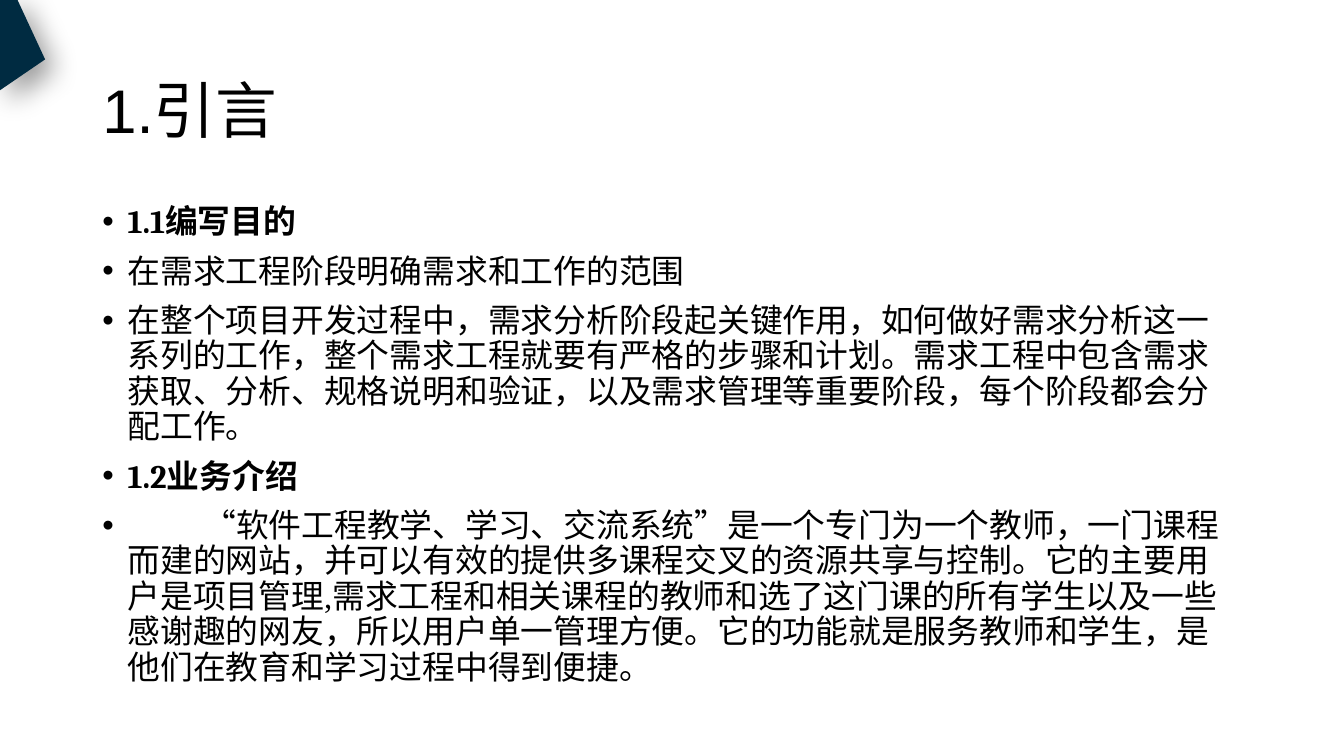
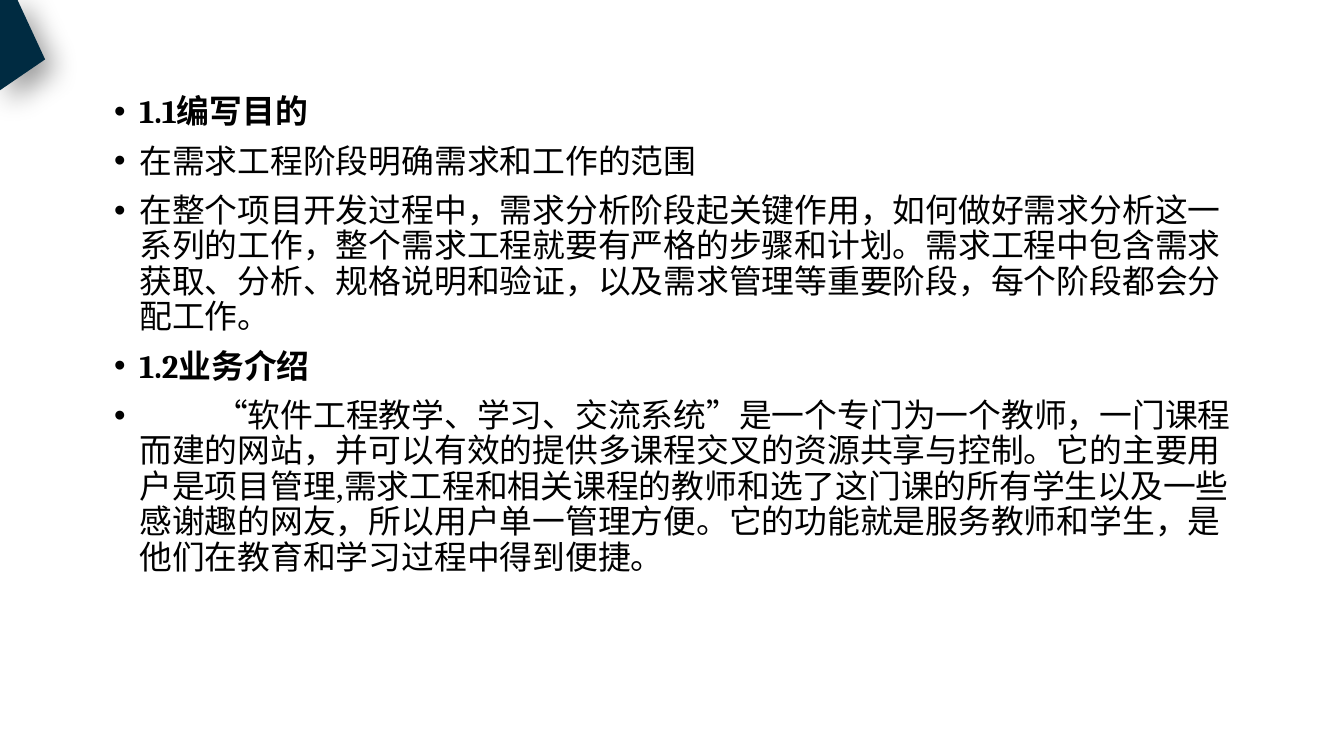
Before and after one commit to PRD2018-G18/PRD2018, a slide deck: slide 5 of 非受控文档/过程文档/需求工程计划/需求工程计划.pptx (slide 4 before the commit). Drawn at 1344x756 pixels with LibreOffice and Linux fonts; fonts in the diff are those of the drawing. Boxes give left, top, right and bottom in pixels: in the first picture for what was removed or moved away, otherwise in the second. Text is boxed around its words. In the diff, an @@ line names an element or a change of style, - is before the commit and + after.

```diff
--- a/非受控文档/过程文档/需求工程计划/需求工程计划.pptx
+++ b/非受控文档/过程文档/需求工程计划/需求工程计划.pptx
@@ title removed at bbox=[102, 84, 277, 138] @@
-1.引言
@@ text "1.1编写目的": place and size @@
-text "1.1编写目的" at bbox=[128, 205, 1219, 682]
+text "1.1编写目的" at bbox=[139, 95, 1231, 572]
```
Also in this commit, not shown: 3 other slides changed, 5 slides added, 1 slide removed.
